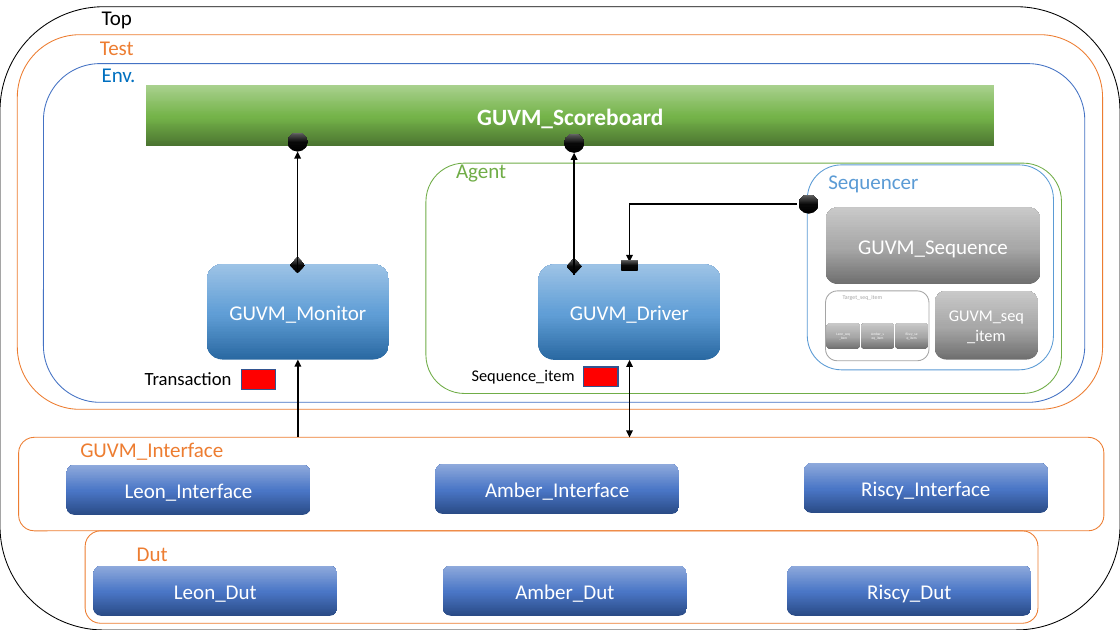
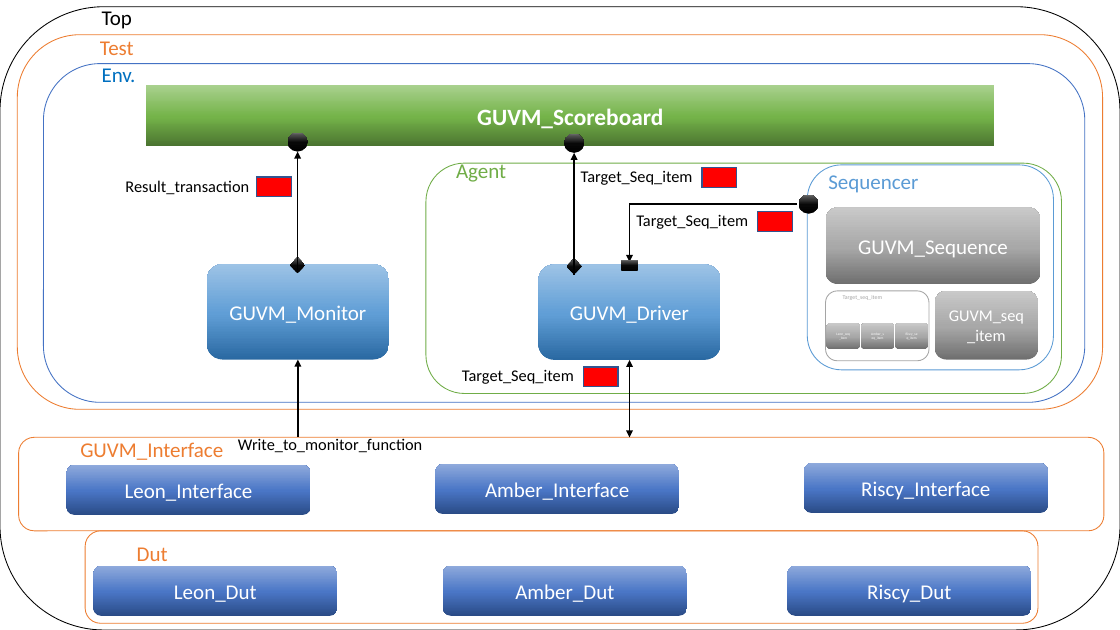
Before and after one commit to cufeolm/codeGP, a slide deck: slide 2 of Block Diagram_edited.pptx. Drawn at 1120x630 pixels with LibreOffice and Linux fonts; fonts in the diff are those of the drawing. Boxes give left, top, right and bottom in pixels: in the first picture for what was removed or moved away, otherwise in the second. Text is boxed around its words. In the diff, an @@ line names an element or a change of style, - is before the commit and + after.

Commit message:
simple edit in the transactions

```diff
--- a/Block Diagram_edited.pptx
+++ b/Block Diagram_edited.pptx
@@ rectangle added at (256, 177, 291, 197), fill #FF0000, outline #325491 1 pt @@
@@ text added at (581, 171, 693, 185), 14 pt, text #000000 @@
+Target_Seq_item
@@ rectangle: place and size @@
-rectangle at (241, 370, 276, 389)
+rectangle at (702, 168, 737, 187)
@@ text at (125, 180, 249, 195): text changed; size 16 to 14 pt @@
-Transaction
+Result_transaction
@@ text added at (636, 214, 748, 229), 14 pt, text #000000 @@
+Target_Seq_item
@@ rectangle added at (758, 212, 792, 231), fill #FF0000, outline #325491 1 pt @@
@@ text at (462, 369, 574, 384): text changed @@
-Sequence_item
+Target_Seq_item
@@ text added at (238, 437, 422, 453), 14 pt, text #000000 @@
+Write_to_monitor_function
```
